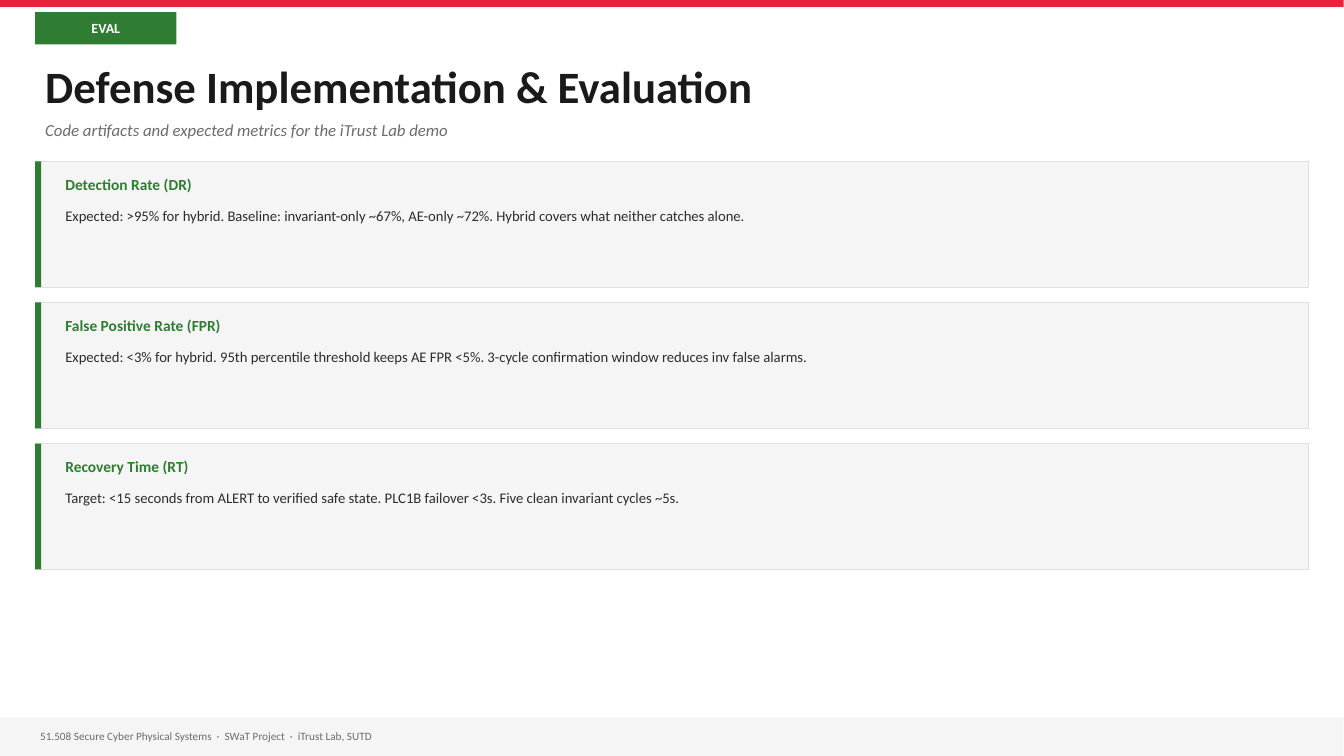
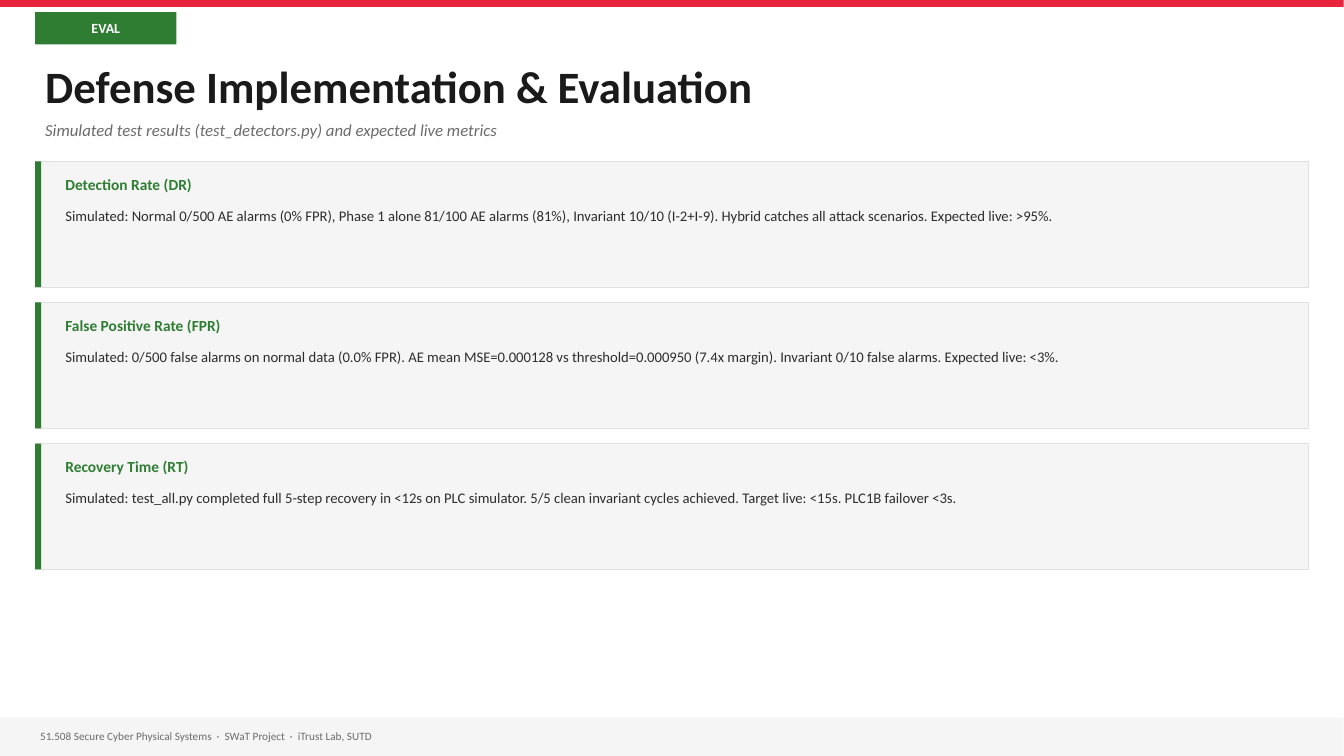
Before and after one commit to kinwee/swat-cps-project, a slide deck: slide 28 of slides/swat_sutd.pptx. Drawn at 1344x756 pixels with LibreOffice and Linux fonts; fonts in the diff are those of the drawing. Boxes give left, top, right and bottom in pixels: in the first picture for what was removed or moved away, otherwise in the second. Text is boxed around its words. In the diff, an @@ line names an element or a change of style, - is before the commit and + after.

Commit message:
docs: add simulated test results to slides and report
Slide 28 (Evaluation):
- Updated DR/FPR/RT metrics with actual test_detectors.py results
- Normal: 0/500 AE alarms (0% FPR), 0/10 invariant alarms
- Phase 1: 81/100 AE alarms, 10/10 invariant (I-2+I-9)
- Recovery: <12s on simulator, 5/5 clean cycles

Report §7 (Evaluation):
- Added 'Simulated Validation (PLC Simulator)' subsection
- Documented all 3 scenarios with exact numbers
- Explained Phase 2 offline evasion limitation (black-box transfer)
- Added end-to-end test_all.py recovery results

```diff
--- a/slides/swat_sutd.pptx
+++ b/slides/swat_sutd.pptx
@@ text at (45, 124, 497, 139): text changed @@
-Code artifacts and expected metrics for the iTrust Lab demo
+Simulated test results (test_detectors.py) and expected live metrics
@@ text at (65, 210, 1052, 224): text changed @@
-Expected: >95% for hybrid. Baseline: invariant-only ~67%, AE-only ~72%. Hybrid covers what neither catches alone.
+Simulated: Normal 0/500 AE alarms (0% FPR), Phase 1 alone 81/100 AE alarms (81%), Invariant 10/10 (I-2+I-9). Hybrid catches all attack scenarios. Expected live: >95%.
@@ text at (65, 351, 1059, 365): text changed @@
-Expected: <3% for hybrid. 95th percentile threshold keeps AE FPR <5%. 3-cycle confirmation window reduces inv false alarms.
+Simulated: 0/500 false alarms on normal data (0.0% FPR). AE mean MSE=0.000128 vs threshold=0.000950 (7.4x margin). Invariant 0/10 false alarms. Expected live: <3%.
@@ text at (65, 492, 956, 506): text changed @@
-Target: <15 seconds from ALERT to verified safe state. PLC1B failover <3s. Five clean invariant cycles ~5s.
+Simulated: test_all.py completed full 5-step recovery in <12s on PLC simulator. 5/5 clean invariant cycles achieved. Target live: <15s. PLC1B failover <3s.
```
Also in this commit, not shown: 1 other file.
